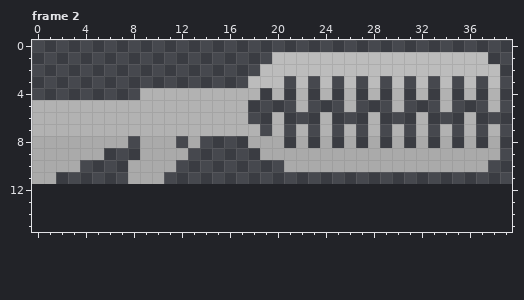
Pixel-art file -- Sprites/Guns/W_19_Rail_Gun.aseprite. The picture above is the old version.
40x12 pixels, 5 frames. Colours within 5 levels of each other are drawn and written as one. Shown: frame 2. The old version is drawn lined up with the new one, on the new canvas. The commit also changed other frames, which this record leaves out.
And afterwards:
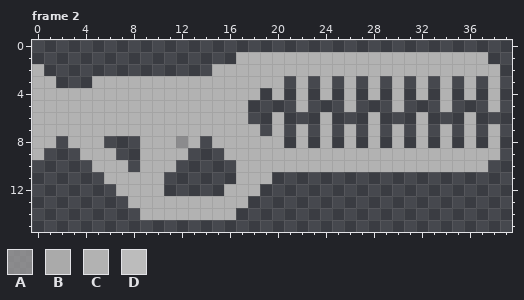
Palette (. is transparent): A #a5a5a5b9  B #aaaaaa  C #b2b2b2  D #bcbcbc
From the commit log: rail and assault guns added details
The edit:
canvas 40x12 -> 40x16
Frame 2:
y 1: x 17..37 ...DDDDDDDDDDDDDDDDDD -> CCCCCCCCCCCCCCCCCCCCC
y 2: x 0 . -> C; x 15..38 ....DDDDDDDDDDDDDDDDDDDD -> CCCCCCCCCCCCCCCCCCCCCCCC
y 3: x 0..1 .. -> CC; x 5..20 .............DDD -> CCCCCCCCCCCCCCCC; x 22 D -> C; x 24 D -> C; x 26 D -> C; x 28 D -> C; x 30 D -> C; x 32 D -> C; x 34 D -> C; x 36 D -> C; x 38 D -> C
y 4: x 0..8 ......... -> CCCCCCCCC
y 8: x 0..7 BBBBBBBB -> CC.CCC..; x 9..13 BBB.B -> CCCAC; x 15..20 ...BBB -> CCCCCC; x 22 B -> C; x 24 B -> C; x 26 B -> C; x 28 B -> C; x 30 B -> C; x 32 B -> C; x 34 B -> C; x 36 B -> C; x 38 B -> C
y 9: x 0..6 BBBBBB. -> C...CCC; x 9..12 BBBB -> CCCC; x 16..38 ...BBBBBBBBBBBBBBBBBBBB -> CCCCCCCCCCCCCCCCCCCCCCC
y 10: x 0..3 BBBB -> ....; x 5..11 ...BBBB -> CCC.CCC; x 17..37 ....BBBBBBBBBBBBBBBBB -> CCCCCCCCCCCCCCCCCCCCC
y 11: x 0..1 BB -> ..; x 6..10 ..BBB -> CCCCC; x 17..19 ... -> CCC
y 12: x 7..10 .... -> CCCC; x 16..18 ... -> CCC
y 13: x 8..17 .......... -> CCCCCCCCCC
y 14: x 9..16 ........ -> CCCCCCCC
